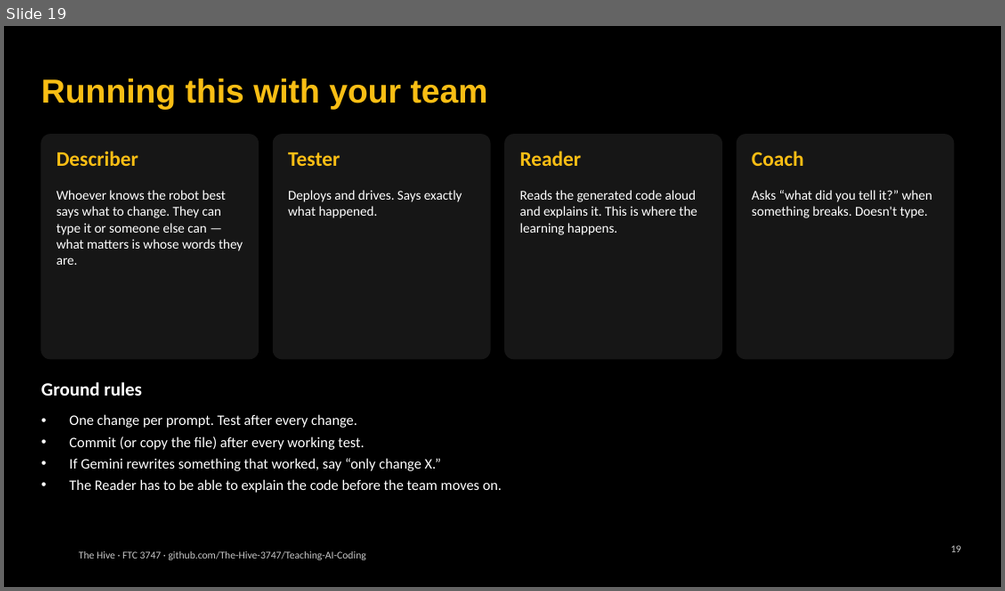
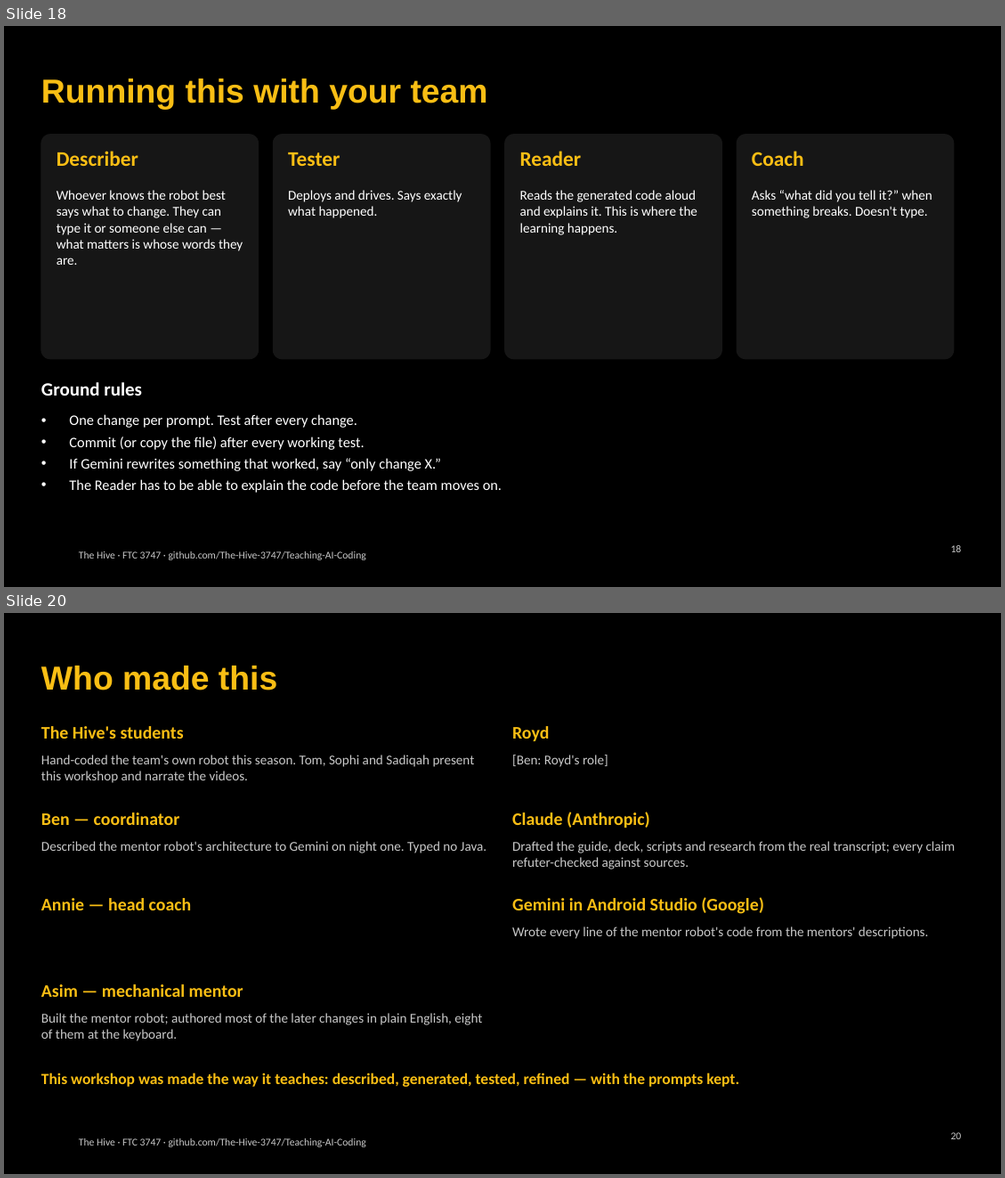
Before and after one commit to The-Hive-3747/Teaching-AI-Coding, a slide deck: slides/kickoff.pptx. Shown one above the other, each under a label of ours: slide 19 before the commit, slides 18 and 20 after it; the slides between them are not shown. The pictures are 1005x591 and 1005x1178 pixels, drawn with LibreOffice and Linux fonts; fonts in the diff are those of the drawing; background and template pictures are left out. Boxes give left, top, right and bottom in pixels: in the first picture for what was removed or moved away, otherwise in the second. Text is boxed around its words. In the diff, an @@ line names an element or a change of style, - is before the commit and + after.

```diff
--- a/slides/kickoff.pptx
+++ b/slides/kickoff.pptx
@@ slide 20 added at box(4, 613, 1001, 1174), background #000000; not listed: 1 template element that a slide beside it also shows @@
@@ title added at box(41, 666, 277, 690), 32 pt, text #F9BE14, bold @@
+Who made this
@@ text added at box(41, 726, 184, 738), 17 pt, text #F9BE14, bold @@
+The Hive's students
@@ text added at box(512, 726, 549, 741), 17 pt, text #F9BE14, bold @@
+Royd
@@ text added at box(41, 755, 475, 783), 13 pt, text #C8C8C8 @@
+Hand-coded the team's own robot this season. Tom, Sophi and Sadiqah present this workshop and narrate the videos.
@@ text added at box(512, 755, 608, 767), 13 pt, text #C8C8C8 @@
+[Ben: Royd's role]
@@ text added at box(41, 812, 180, 825), 17 pt, text #F9BE14, bold @@
+Ben — coordinator
@@ text added at box(512, 811, 650, 827), 17 pt, text #F9BE14, bold @@
+Claude (Anthropic)
@@ text added at box(41, 841, 486, 853), 13 pt, text #C8C8C8 @@
+Described the mentor robot's architecture to Gemini on night one. Typed no Java.
@@ text added at box(512, 841, 955, 869), 13 pt, text #C8C8C8 @@
+Drafted the guide, deck, scripts and research from the real transcript; every claim refuter-checked against sources.
@@ text added at box(41, 898, 192, 910), 17 pt, text #F9BE14, bold @@
+Annie — head coach
@@ text added at box(512, 897, 764, 914), 17 pt, text #F9BE14, bold @@
+Gemini in Android Studio (Google)
@@ text added at box(512, 926, 928, 939), 13 pt, text #C8C8C8 @@
+Wrote every line of the mentor robot's code from the mentors' descriptions.
@@ text added at box(41, 984, 243, 997), 17 pt, text #F9BE14, bold @@
+Asim — mechanical mentor
@@ text added at box(41, 1013, 482, 1041), 13 pt, text #C8C8C8 @@
+Built the mentor robot; authored most of the later changes in plain English, eight of them at the keyboard.
@@ text added at box(41, 1072, 739, 1086), 15 pt, text #F9BE14, bold @@
+This workshop was made the way it teaches: described, generated, tested, refined — with the prompts kept.
@@ page number added at box(951, 1132, 962, 1139), 10 pt, text #C8C8C8 @@
+20
@@ what was slide 19 is now slide 18 @@
@@ page number at box(951, 545, 962, 552): text changed @@
-19
+18
```
Also in this commit, not shown: 4 slides changed, 1 slide removed, 5 other files.
